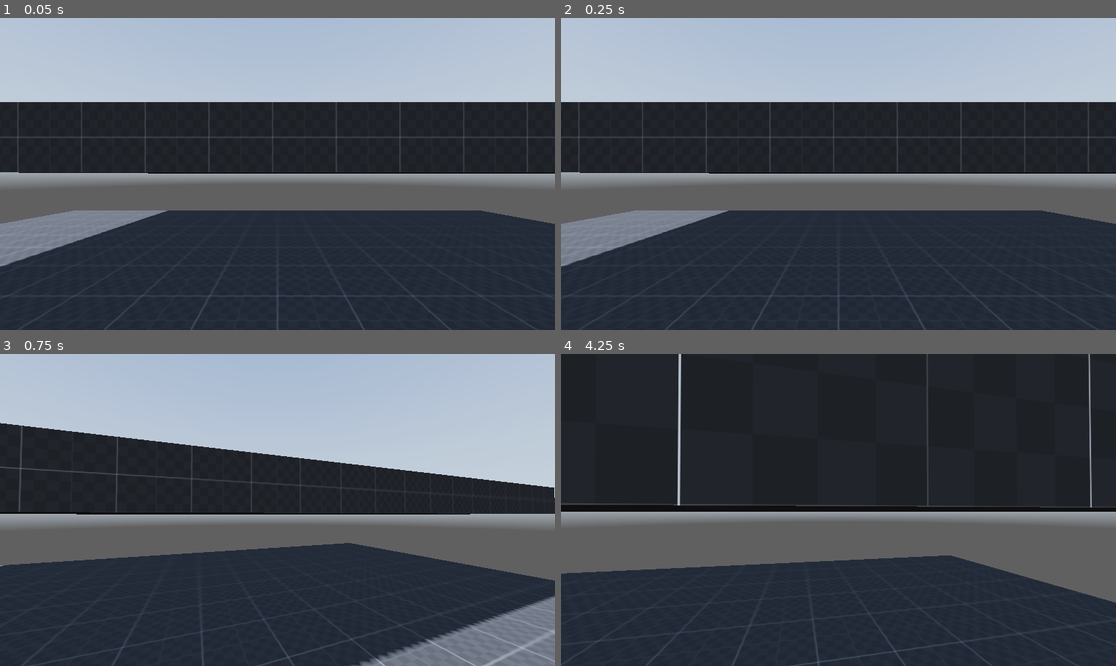
Above: before the commit, frames 1-4 (two rows, left to right).
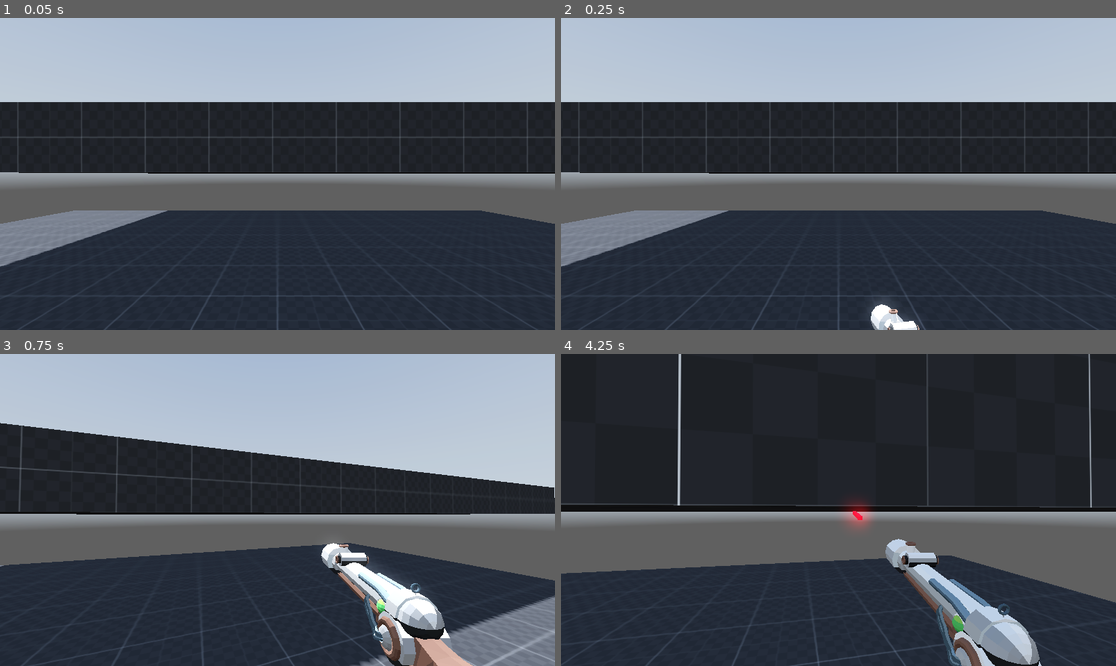
Above: after the commit, the same moments.

Repository: prodbyrafiki/Dunk-Game-2024
Game: Godot game, scene res://Node/world.tscn
Two runs of this game, one before a commit and one after it. Both use one fixed random seed, a clock stepped at 60 frames per second and the inputs below. A sky picture missing from this copy of the repository is replaced by a grey-blue gradient.
Inputs (mouse positions are in pixels of both pictures, inside the frame that each line leads up to):
- Up to frame 1 (0.05 s): no input
- Up to frame 2 (0.25 s): no input
- Up to frame 3 (0.75 s): move the mouse to (399, 494) at 0.52 s; press the mouse at (399, 494) at 0.53 s; hold D (move_right) from 0.53 s (still down)
- Up to frame 4 (4.25 s): tap Space (jump) at 0.77, 1.52, 3.02, 3.77 s; move the mouse to (810, 510) at 1.27 s; release D (move_right) at 1.28 s; release the mouse at (810, 510) at 1.28 s; hold W (move_forward) from 1.28 s (still down); tap C (crounch) at 1.35 s; click (810, 510) at 1.55 s; move the mouse to (849, 503) at 2.02 s; hold Alt (free_look) 2.03-2.78 s; click (849, 503) at 2.3 s; move the mouse to (832, 516) at 2.77 s; tap Shift (sprint) at 2.85 s; click (832, 516) at 3.05 s; move the mouse to (877, 513) at 3.52 s; press the mouse at (877, 513) at 3.53 s

Frame 1 is identical in both runs. In frame 2, 0.5% of the frame differs, in the area x 55-65%, y 90-100%; in frame 3, 4.2%; in frame 4, 4.9%, in the area x 50-87%, y 46-100%.

Commit message:
Commit 17/06 #1
Added Weapon animation and bullet production/instantiate

Diff:
--- /dev/null
+++ b/Bullet.gd
@@ -0,0 +1,15 @@
+extends Node3D
+
+const SPEED = 40
+@onready var mesh = $MeshInstance3D
+@onready var ray = $RayCast3D
+
+
+# Called when the node enters the scene tree for the first time.
+func _ready():
+	pass # Replace with function body.
+
+
+# Called every frame. 'delta' is the elapsed time since the previous frame.
+func _process(delta):
+	position += transform.basis * Vector3(0, 0, -SPEED) * delta
--- a/Node/Player.tscn
+++ b/Node/Player.tscn
@@ -7,6 +7,57 @@
 
 [sub_resource type="CapsuleShape3D" id="CapsuleShape3D_0kx3e"]
 height = 1.5
+
+[sub_resource type="Animation" id="Animation_q7r1f"]
+length = 0.001
+tracks/0/type = "value"
+tracks/0/imported = false
+tracks/0/enabled = true
+tracks/0/path = NodePath(".:rotation")
+tracks/0/interp = 1
+tracks/0/loop_wrap = true
+tracks/0/keys = {
+"times": PackedFloat32Array(0),
+"transitions": PackedFloat32Array(1),
+"update": 0,
+"values": [Vector3(0, 0.349066, 0)]
+}
+tracks/1/type = "value"
+tracks/1/imported = false
+tracks/1/enabled = true
+tracks/1/path = NodePath(".:position")
+tracks/1/interp = 1
+tracks/1/loop_wrap = true
+tracks/1/keys = {
+"times": PackedFloat32Array(0),
+"transitions": PackedFloat32Array(1),
+"update": 0,
+"values": [Vector3(0, 0, 0)]
+}
+tracks/2/type = "value"
+tracks/2/imported = false
+tracks/2/enabled = true
+tracks/2/path = NodePath(".:position")
+tracks/2/interp = 1
+tracks/2/loop_wrap = true
+tracks/2/keys = {
+"times": PackedFloat32Array(0),
+"transitions": PackedFloat32Array(1),
+"update": 0,
+"values": [Vector3(0.244, 1.613, -0.531)]
+}
+tracks/3/type = "value"
+tracks/3/imported = false
+tracks/3/enabled = true
+tracks/3/path = NodePath(".:rotation")
+tracks/3/interp = 1
+tracks/3/loop_wrap = true
+tracks/3/keys = {
+"times": PackedFloat32Array(0),
+"transitions": PackedFloat32Array(1),
+"update": 0,
+"values": [Vector3(0, 0, 0)]
+}
 
 [sub_resource type="Animation" id="Animation_lt8jq"]
 resource_name = "gun_activate"
@@ -14,77 +65,26 @@
 tracks/0/type = "value"
 tracks/0/imported = false
 tracks/0/enabled = true
-tracks/0/path = NodePath("Gun:rotation")
+tracks/0/path = NodePath(".:rotation")
 tracks/0/interp = 1
 tracks/0/loop_wrap = true
 tracks/0/keys = {
 "times": PackedFloat32Array(0, 0.3, 0.5),
 "transitions": PackedFloat32Array(1, 1, 1),
 "update": 0,
-"values": [Vector3(0, 0, 0), Vector3(-0.400378, 0, 0), Vector3(0, 0, 0)]
-}
-tracks/1/type = "value"
-tracks/1/imported = false
-tracks/1/enabled = true
-tracks/1/path = NodePath("Gun:visible")
-tracks/1/interp = 1
-tracks/1/loop_wrap = true
-tracks/1/keys = {
-"times": PackedFloat32Array(0, 0.1),
+"values": [Vector3(0, 0, 0), Vector3(-0.400378, 0.180851, 0), Vector3(0, 0, 0)]
+}
+tracks/1/type = "value"
+tracks/1/imported = false
+tracks/1/enabled = true
+tracks/1/path = NodePath(".:position")
+tracks/1/interp = 1
+tracks/1/loop_wrap = true
+tracks/1/keys = {
+"times": PackedFloat32Array(0, 0.5),
 "transitions": PackedFloat32Array(1, 1),
 "update": 0,
-"values": [false, true]
-}
-tracks/2/type = "value"
-tracks/2/imported = false
-tracks/2/enabled = true
-tracks/2/path = NodePath("Gun:position")
-tracks/2/interp = 1
-tracks/2/loop_wrap = true
-tracks/2/keys = {
-"times": PackedFloat32Array(0, 0.3, 0.5),
-"transitions": PackedFloat32Array(1, 1, 1),
-"update": 0,
-"values": [Vector3(0, 0, 0), Vector3(0.214747, 1.48125, -0.493097), Vector3(0.244, 1.613, -0.531)]
-}
-
-[sub_resource type="Animation" id="Animation_q7r1f"]
-length = 0.001
-tracks/0/type = "value"
-tracks/0/imported = false
-tracks/0/enabled = true
-tracks/0/path = NodePath("Gun:rotation")
-tracks/0/interp = 1
-tracks/0/loop_wrap = true
-tracks/0/keys = {
-"times": PackedFloat32Array(0),
-"transitions": PackedFloat32Array(1),
-"update": 0,
-"values": [Vector3(0, 0.349066, 0)]
-}
-tracks/1/type = "value"
-tracks/1/imported = false
-tracks/1/enabled = true
-tracks/1/path = NodePath("Gun:visible")
-tracks/1/interp = 1
-tracks/1/loop_wrap = true
-tracks/1/keys = {
-"times": PackedFloat32Array(0),
-"transitions": PackedFloat32Array(1),
-"update": 0,
-"values": [false]
-}
-tracks/2/type = "value"
-tracks/2/imported = false
-tracks/2/enabled = true
-tracks/2/path = NodePath("Gun:position")
-tracks/2/interp = 1
-tracks/2/loop_wrap = true
-tracks/2/keys = {
-"times": PackedFloat32Array(0),
-"transitions": PackedFloat32Array(1),
-"update": 0,
-"values": [Vector3(0, 0, 0)]
+"values": [Vector3(0.272895, -0.889667, -0.571547), Vector3(0.272895, -0.232064, -0.571547)]
 }
 
 [sub_resource type="Animation" id="Animation_4h3j8"]
@@ -93,95 +93,82 @@
 tracks/0/type = "value"
 tracks/0/imported = false
 tracks/0/enabled = true
-tracks/0/path = NodePath("Gun:visible")
-tracks/0/interp = 1
-tracks/0/loop_wrap = true
-tracks/0/keys = {
+tracks/0/path = NodePath(".:rotation")
+tracks/0/interp = 1
+tracks/0/loop_wrap = true
+tracks/0/keys = {
+"times": PackedFloat32Array(0, 0.2, 0.4, 0.5),
+"transitions": PackedFloat32Array(1, 1, 1, 1),
+"update": 0,
+"values": [Vector3(0, 0, 0), Vector3(0, 0.222809, 0), Vector3(-0.253669, 0.352897, -0.0587732), Vector3(0, 0, 0)]
+}
+tracks/1/type = "value"
+tracks/1/imported = false
+tracks/1/enabled = true
+tracks/1/path = NodePath(".:position")
+tracks/1/interp = 1
+tracks/1/loop_wrap = true
+tracks/1/keys = {
 "times": PackedFloat32Array(0, 0.5),
 "transitions": PackedFloat32Array(1, 1),
 "update": 0,
-"values": [true, false]
-}
-tracks/1/type = "value"
-tracks/1/imported = false
-tracks/1/enabled = true
-tracks/1/path = NodePath("Gun:rotation")
-tracks/1/interp = 1
-tracks/1/loop_wrap = true
-tracks/1/keys = {
-"times": PackedFloat32Array(0, 0.2, 0.4, 0.5),
-"transitions": PackedFloat32Array(1, 1, 1, 1),
-"update": 0,
-"values": [Vector3(0, 0, 0), Vector3(0, 0.222809, 0), Vector3(-0.253669, 0.352897, -0.0587732), Vector3(0, 0, 0)]
-}
-tracks/2/type = "value"
-tracks/2/imported = false
-tracks/2/enabled = true
-tracks/2/path = NodePath("Gun:position")
-tracks/2/interp = 1
-tracks/2/loop_wrap = true
-tracks/2/keys = {
-"times": PackedFloat32Array(0, 0.2, 0.4, 0.5),
-"transitions": PackedFloat32Array(1, 1, 1, 1),
-"update": 0,
-"values": [Vector3(0.244, 1.613, -0.531), Vector3(0.244, 1.50783, -0.531), Vector3(0.244, 1.27046, -0.531), Vector3(0, 0, 0)]
+"values": [Vector3(0.272895, -0.232064, -0.571547), Vector3(0.272895, -0.870457, -0.571547)]
+}
+
+[sub_resource type="Animation" id="Animation_fhb55"]
+resource_name = "relaod"
+length = 0.5
+tracks/0/type = "value"
+tracks/0/imported = false
+tracks/0/enabled = true
+tracks/0/path = NodePath(".:rotation")
+tracks/0/interp = 1
+tracks/0/loop_wrap = true
+tracks/0/keys = {
+"times": PackedFloat32Array(0, 0.15, 0.2, 0.3, 0.5),
+"transitions": PackedFloat32Array(1, 1, 1, 1, 1),
+"update": 0,
+"values": [Vector3(0, 0, 0), Vector3(-0.264434, 0.396713, -0.427899), Vector3(-0.264434, 0.396713, -0.427899), Vector3(-0.462878, 0.429944, -0.520806), Vector3(0, 0, 0)]
+}
+tracks/1/type = "value"
+tracks/1/imported = false
+tracks/1/enabled = true
+tracks/1/path = NodePath(".:position")
+tracks/1/interp = 1
+tracks/1/loop_wrap = true
+tracks/1/keys = {
+"times": PackedFloat32Array(0, 0.3, 0.5),
+"transitions": PackedFloat32Array(1, 1, 1),
+"update": 0,
+"values": [Vector3(0.272895, -0.232064, -0.571547), Vector3(0.272895, -0.48423, -0.571547), Vector3(0.272895, -0.232064, -0.571547)]
 }
 
 [sub_resource type="Animation" id="Animation_7et8x"]
 resource_name = "shoot"
 length = 0.2
-loop_mode = 1
-tracks/0/type = "value"
-tracks/0/imported = false
-tracks/0/enabled = true
-tracks/0/path = NodePath("Gun:position")
+tracks/0/type = "value"
+tracks/0/imported = false
+tracks/0/enabled = true
+tracks/0/path = NodePath(".:rotation")
 tracks/0/interp = 1
 tracks/0/loop_wrap = true
 tracks/0/keys = {
 "times": PackedFloat32Array(0, 0.05, 0.1, 0.2),
 "transitions": PackedFloat32Array(1, 1, 1, 1),
 "update": 0,
-"values": [Vector3(0.244, 1.613, -0.531), Vector3(0.244, 1.613, -0.455211), Vector3(0.244, 1.613, -0.491515), Vector3(0.244, 1.613, -0.531)]
-}
-tracks/1/type = "value"
-tracks/1/imported = false
-tracks/1/enabled = true
-tracks/1/path = NodePath("Gun:rotation")
+"values": [Vector3(0, 0, 0), Vector3(0.0867429, 0, 0), Vector3(-0.0683587, 0, 0), Vector3(0, 0, 0)]
+}
+tracks/1/type = "value"
+tracks/1/imported = false
+tracks/1/enabled = true
+tracks/1/path = NodePath(".:position")
 tracks/1/interp = 1
 tracks/1/loop_wrap = true
 tracks/1/keys = {
 "times": PackedFloat32Array(0, 0.05, 0.1, 0.2),
 "transitions": PackedFloat32Array(1, 1, 1, 1),
 "update": 0,
-"values": [Vector3(0, 0, 0), Vector3(0.0867429, 0, 0), Vector3(-0.0683587, 0, 0), Vector3(0, 0, 0)]
-}
-
-[sub_resource type="Animation" id="Animation_fhb55"]
-resource_name = "relaod"
-length = 0.3
-tracks/0/type = "value"
-tracks/0/imported = false
-tracks/0/enabled = true
-tracks/0/path = NodePath("Gun:position")
-tracks/0/interp = 1
-tracks/0/loop_wrap = true
-tracks/0/keys = {
-"times": PackedFloat32Array(0),
-"transitions": PackedFloat32Array(1),
-"update": 0,
-"values": [Vector3(0.244, 1.613, -0.531)]
-}
-tracks/1/type = "value"
-tracks/1/imported = false
-tracks/1/enabled = true
-tracks/1/path = NodePath("Gun:rotation")
-tracks/1/interp = 1
-tracks/1/loop_wrap = true
-tracks/1/keys = {
-"times": PackedFloat32Array(0, 0.05, 0.15),
-"transitions": PackedFloat32Array(1, 1, 1),
-"update": 0,
-"values": [Vector3(0, 0, 0), Vector3(-3.14159, 0, 0), Vector3(0, 0, 0)]
+"values": [Vector3(0.272895, -0.232064, -0.571547), Vector3(0.272895, -0.232064, -0.455396), Vector3(0.272895, -0.232064, -0.480602), Vector3(0.272895, -0.232064, -0.571547)]
 }
 
 [sub_resource type="AnimationLibrary" id="AnimationLibrary_ctv5v"]
@@ -218,13 +205,11 @@
 
 [node name="Camera3D" type="Camera3D" parent="neck/head/eye"]
 
-[node name="Weapons_Manager" type="Node3D" parent="."]
-
-[node name="Gun" parent="Weapons_Manager" instance=ExtResource("2_d11yd")]
-transform = Transform3D(0.939692, 0, 0.34202, 0, 1, 0, -0.34202, 0, 0.939692, 0, 0, 0)
-visible = false
-
-[node name="AnimationPlayer" type="AnimationPlayer" parent="Weapons_Manager"]
+[node name="Gun" parent="neck/head/eye/Camera3D" instance=ExtResource("2_d11yd")]
+transform = Transform3D(0.999999, 0, 0, 0, 1, 0, 0, 0, 0.999999, 0.244, 1.613, -0.531)
+
+[node name="AnimationPlayer" type="AnimationPlayer" parent="."]
+root_node = NodePath("../neck/head/eye/Camera3D/Gun")
 libraries = {
 "": SubResource("AnimationLibrary_ctv5v")
 }
--- /dev/null
+++ b/Node/bullet.tscn
@@ -0,0 +1,22 @@
+[gd_scene load_steps=4 format=3 uid="uid://copgufa1o5yfx"]
+
+[ext_resource type="Script" path="res://Bullet.gd" id="1_h8fig"]
+
+[sub_resource type="BoxMesh" id="BoxMesh_ug8p2"]
+size = Vector3(0.05, 0.05, 1)
+
+[sub_resource type="StandardMaterial3D" id="StandardMaterial3D_irdwu"]
+albedo_color = Color(0.723096, 0.117856, 0.259056, 1)
+emission_enabled = true
+emission = Color(0.877346, 4.06705e-06, 1.92523e-07, 1)
+emission_energy_multiplier = 5.0
+
+[node name="Bullet" type="Node3D"]
+script = ExtResource("1_h8fig")
+
+[node name="MeshInstance3D" type="MeshInstance3D" parent="."]
+mesh = SubResource("BoxMesh_ug8p2")
+surface_material_override/0 = SubResource("StandardMaterial3D_irdwu")
+
+[node name="RayCast3D" type="RayCast3D" parent="."]
+target_position = Vector3(0, 0, 0.6)
--- a/Node/gun.tscn
+++ b/Node/gun.tscn
@@ -3,6 +3,11 @@
 [ext_resource type="PackedScene" uid="uid://beylmx8mc8h0i" path="res://assets/SteampunkGun/Steampunk Rifle.glb" id="1_i0wl0"]
 
 [node name="Gun" instance=ExtResource("1_i0wl0")]
+transform = Transform3D(1, 0, 0, 0, 0.998796, 0.0490621, 0, -0.0490621, 0.998796, 0.244, 1.613, -0.50265)
+
+[node name="Node" parent="." index="0"]
+cast_shadow = 0
 
 [node name="RayCast3D" type="RayCast3D" parent="." index="1"]
-transform = Transform3D(1, 0, 0, 0, -4.37114e-08, -1, 0, 1, -4.37114e-08, 0, 0, -0.5)
+transform = Transform3D(1, 0, 0, 0, 0.998134, -0.061066, 0, 0.061066, 0.998134, 0, 0.0193844, -0.499048)
+target_position = Vector3(0, 0, -1)
--- a/Scripts/Player.gd
+++ b/Scripts/Player.gd
@@ -9,6 +9,10 @@
 @onready var ray_cast_3d = $RayCast3D
 @onready var neck = $neck
 @onready var camera_3d = $neck/head/eye/Camera3D
+@onready var gun_anim = $AnimationPlayer
+
+@onready var gun_barrel = $neck/head/eye/Camera3D/Gun/RayCast3D
+
 
 #interaction
 
@@ -61,11 +65,18 @@
 var head_bobbing_current_intesity = 0.0
 
 
+var bullet = load("res://Node/bullet.tscn")
+var instance
+
 
 
 
 # Get the gravity from the project settings to be synced with RigidBody nodes.
 var gravity = ProjectSettings.get_setting("physics/3d/default_gravity")
+
+func _ready():
+	gun_anim.play("gun_activate")
+
 
 func _unhandled_input(event):
 
@@ -157,6 +168,16 @@
 
 
 
+#Handle Shooting
+
+	if Input.is_action_pressed("shoot"):
+		if !gun_anim.is_playing():
+			gun_anim.play("shoot")
+			instance = bullet.instantiate()
+			instance.position = gun_barrel.global_position
+			instance.transform.basis = gun_barrel.global_transform.basis
+			get_parent().add_child(instance)
+
 
 
 	# Handle Sliding Logic
--- a/Wheel.gd
+++ b/Wheel.gd
@@ -1,6 +1,9 @@
 extends Area3D
 
-const ROT_SPEED = 2
+@onready var player = $"../player"
+var player_position
+
+
 
 # Called when the node enters the scene tree for the first time.
 func _ready():
@@ -9,8 +12,12 @@
 
 # Called every frame. 'delta' is the elapsed time since the previous frame.
 func _process(delta):
-	rotate_y(deg_to_rad(ROT_SPEED))
 
+
+
+	player_position = player.position
+	look_at(player_position)
+	rotation.x = clamp(player_position.y, deg_to_rad(-89), deg_to_rad(0))
 
 func _on_body_entered(body):
 	queue_free()
--- a/project.godot
+++ b/project.godot
@@ -62,3 +62,8 @@
 "events": [Object(InputEventKey,"resource_local_to_scene":false,"resource_name":"","device":-1,"window_id":0,"alt_pressed":false,"shift_pressed":false,"ctrl_pressed":false,"meta_pressed":false,"pressed":false,"keycode":0,"physical_keycode":69,"key_label":0,"unicode":101,"echo":false,"script":null)
 ]
 }
+shoot={
+"deadzone": 0.5,
+"events": [Object(InputEventMouseButton,"resource_local_to_scene":false,"resource_name":"","device":-1,"window_id":0,"alt_pressed":false,"shift_pressed":false,"ctrl_pressed":false,"meta_pressed":false,"button_mask":1,"position":Vector2(168, 17),"global_position":Vector2(172, 58),"factor":1.0,"button_index":1,"canceled":false,"pressed":true,"double_click":false,"script":null)
+]
+}
